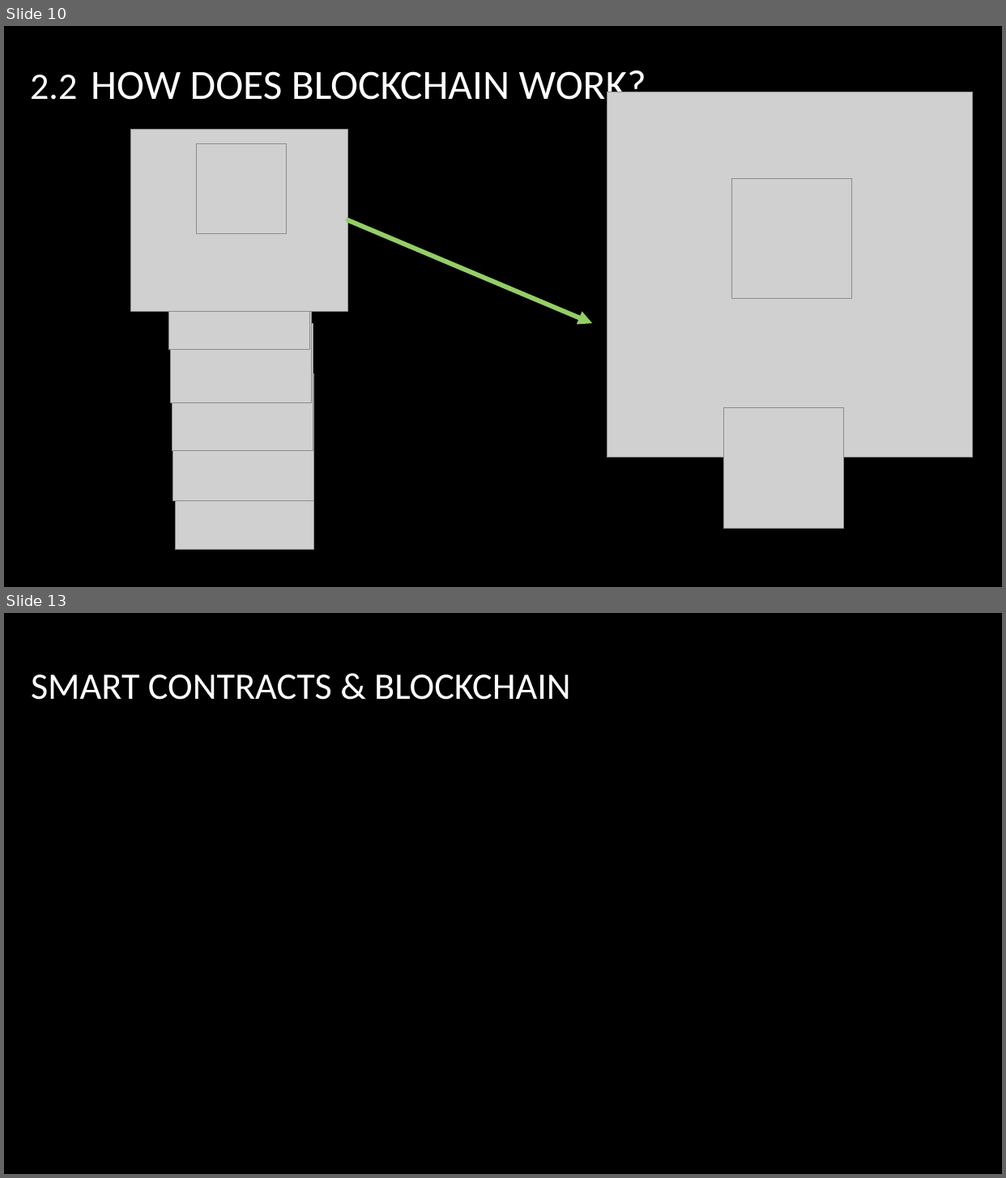
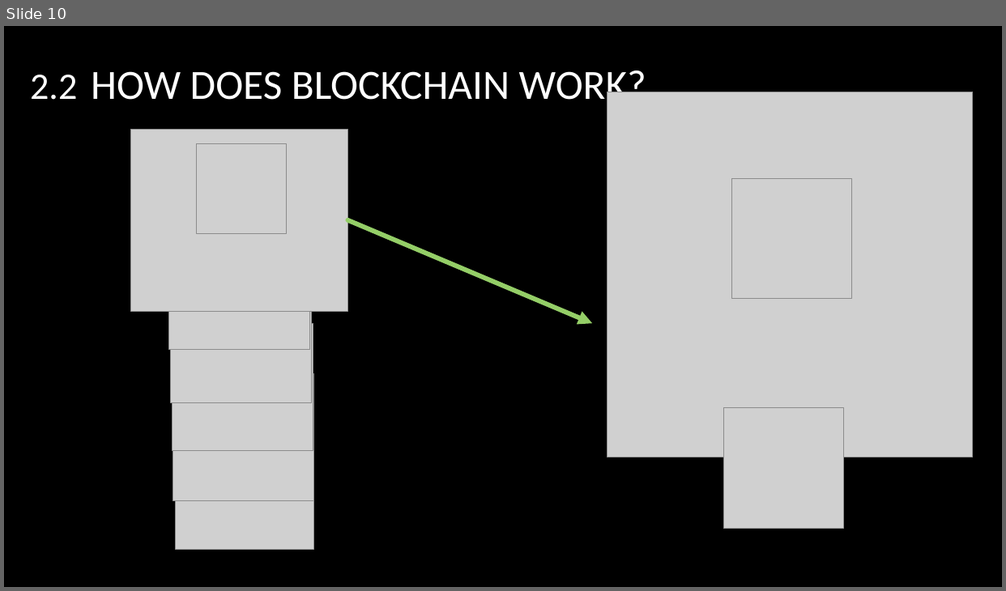
Before and after one commit to lucaspelloni2/SeminarSmartContracts, a slide deck: presentation_SC.pptx. Shown one above the other, each under a label of ours: slides 10 and 13 before the commit, slide 10 after it; the slides between them are not shown. The pictures are 1006x1178 and 1006x591 pixels, drawn with LibreOffice and Linux fonts; fonts in the diff are those of the drawing; grey boxes stand for pictures; background and template pictures are left out. Boxes give left, top, right and bottom in pixels: in the first picture for what was removed or moved away, otherwise in the second. Text is boxed around its words. In the diff, an @@ line names an element or a change of style, - is before the commit and + after.

```diff
--- a/presentation_SC.pptx
+++ b/presentation_SC.pptx
@@ slide 13 removed at [4, 613, 1002, 1174], background picture (left out) @@
@@ title removed at [31, 675, 570, 700] @@
-SMART CONTRACTS & BLOCKCHAIN
```
Also in this commit, not shown: 2 slides changed, 7 slides added.
